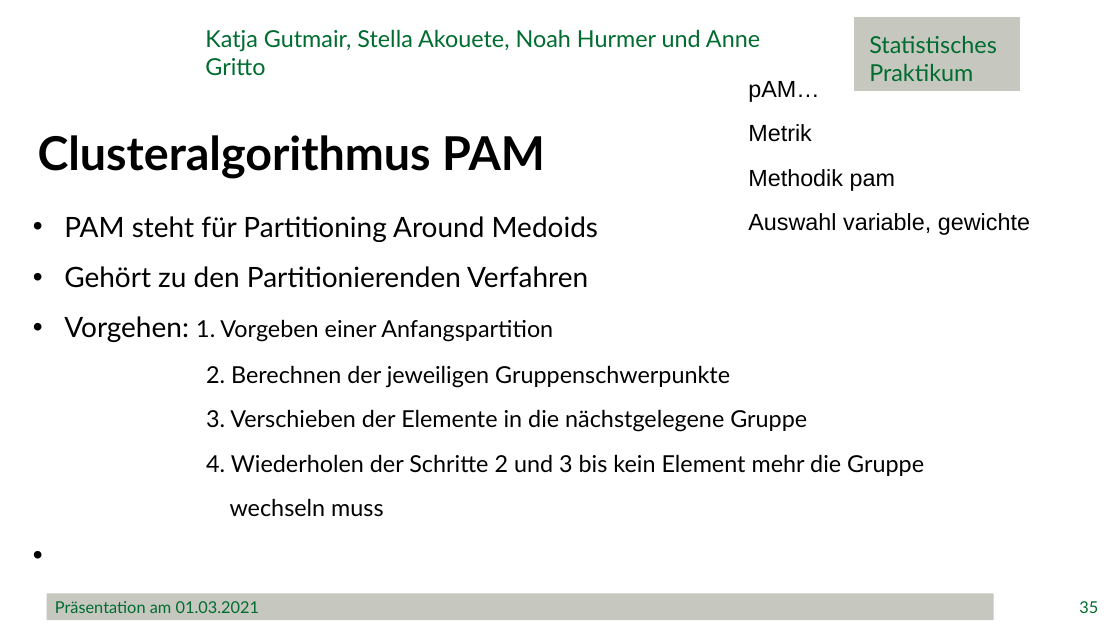
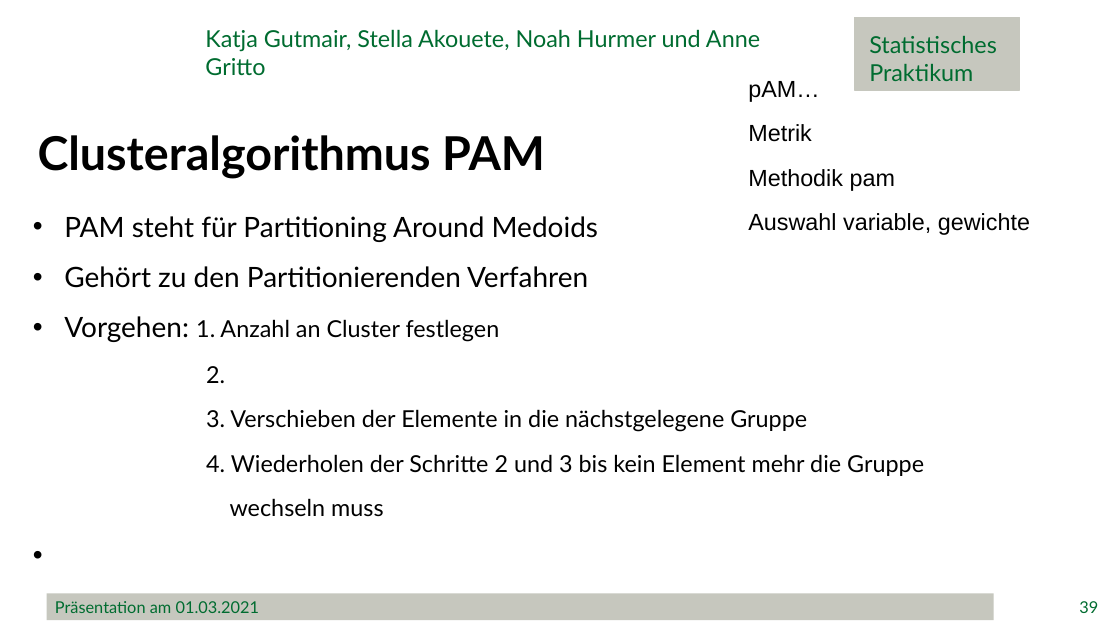
Before and after one commit to minimops/weatherFrog, a slide deck: slide 39 of documentation/ppt/Präsentation.pptx (slide 35 before the commit). Drawn at 1120x630 pixels with LibreOffice and Linux fonts; fonts in the diff are those of the drawing; background and template pictures are left out. Boxes give left, top, right and bottom in pixels: in the first picture for what was removed or moved away, otherwise in the second. Text is boxed around its words. In the diff, an @@ line names an element or a change of style, - is before the commit and + after.

```diff
--- a/documentation/ppt/Präsentation.pptx
+++ b/documentation/ppt/Präsentation.pptx
@@ text at (64,316,500,383): text changed @@
-• Vorgehen: 1. Vorgeben einer Anfangspartition
-2. Berechnen der jeweiligen Gruppenschwerpunkte
+• Vorgehen: 1. Anzahl an Cluster festlegen
+2.
@@ page number at (1079,601,1098,613): text changed @@
-35
+39
```
Also in this commit, not shown: 23 other slides changed, 4 slides added, 9 other files.
